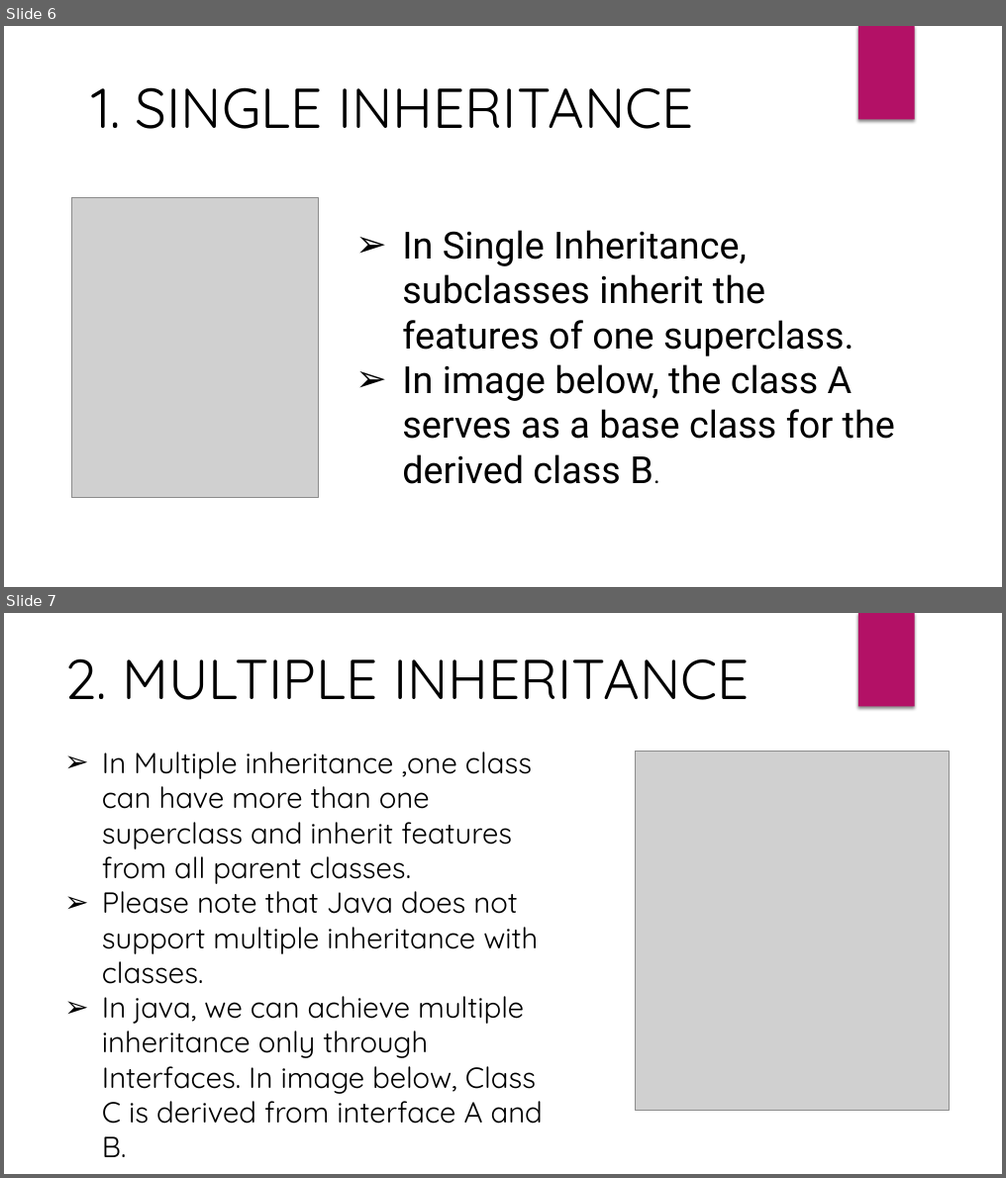
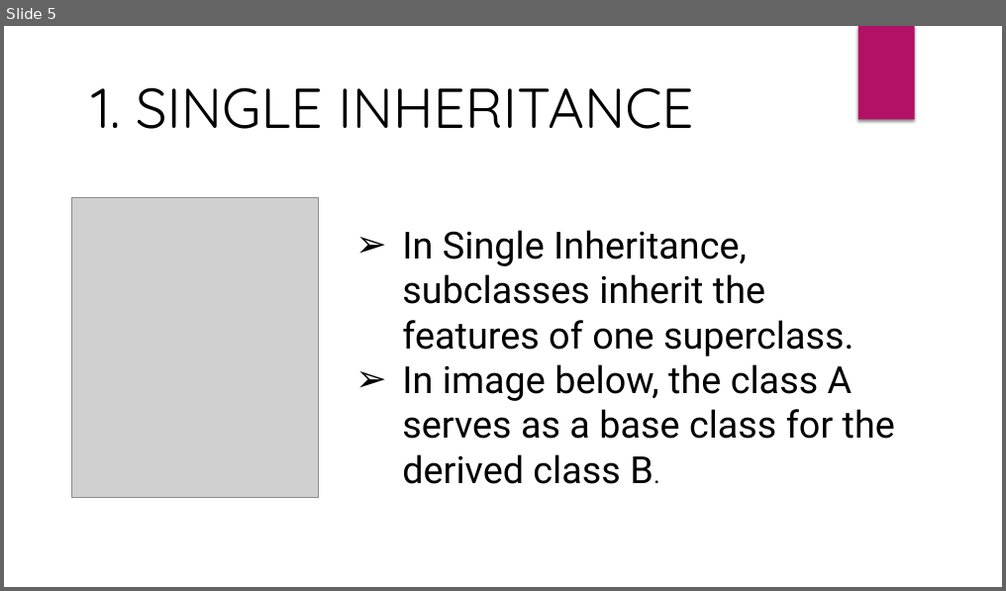
Before and after one commit to AshishVerma2711/Team, a slide deck: Inheritance.pptx. Shown one above the other, each under a label of ours: slides 6 and 7 before the commit, slide 5 after it. The pictures are 1006x1178 and 1006x591 pixels, drawn with LibreOffice and Linux fonts; fonts in the diff are those of the drawing; grey boxes stand for pictures. Boxes give left, top, right and bottom in pixels: in the first picture for what was removed or moved away, otherwise in the second. Text is boxed around its words. In the diff, an @@ line names an element or a change of style, - is before the commit and + after.

```diff
--- a/Inheritance.pptx
+++ b/Inheritance.pptx
@@ slide 7 removed at <box>4,613,1002,1174</box>, background #FFFFFF; not listed: 1 template element that a slide beside it also shows @@
@@ text removed at <box>64,659,748,700</box> @@
-2. MULTIPLE INHERITANCE
@@ text removed at <box>102,752,543,1157</box> @@
-➢ In Multiple inheritance ,one class can have more than one superclass and inherit features from all parent classes.
-➢ Please note that Java does not support multiple inheritance with classes.
-➢ In java, we can achieve multiple inheritance only through Interfaces. In image below, Class C is derived from interface A and B.
@@ picture removed at <box>635,751,948,1111</box> @@
@@ what was slide 6 is now slide 5 @@
```
Also in this commit, not shown: 2 slides changed, 4 slides added, 4 other slides removed.
